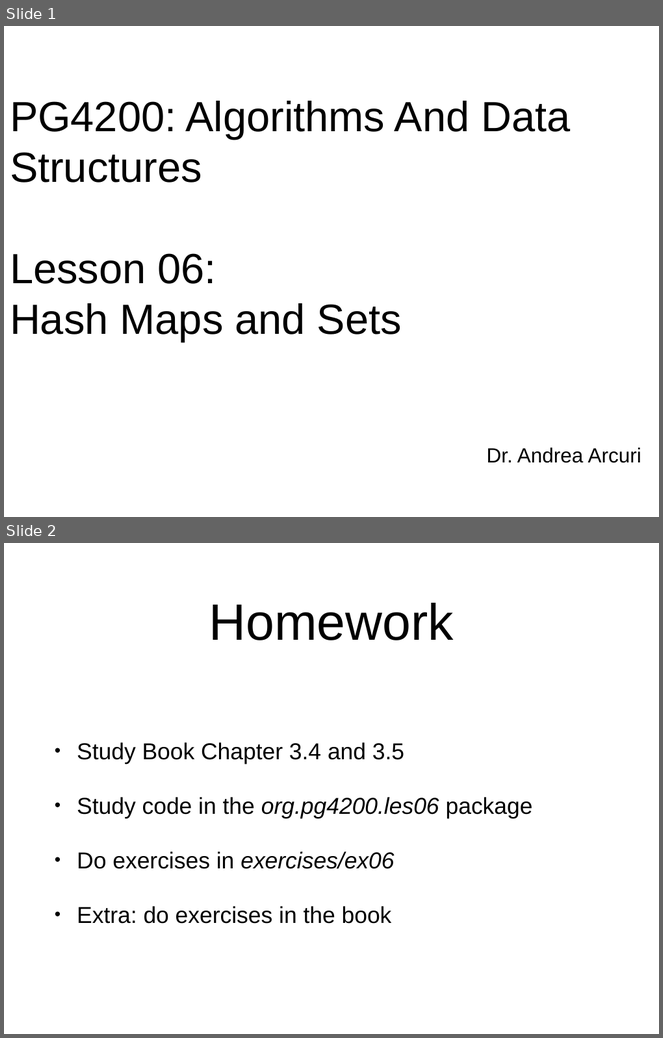
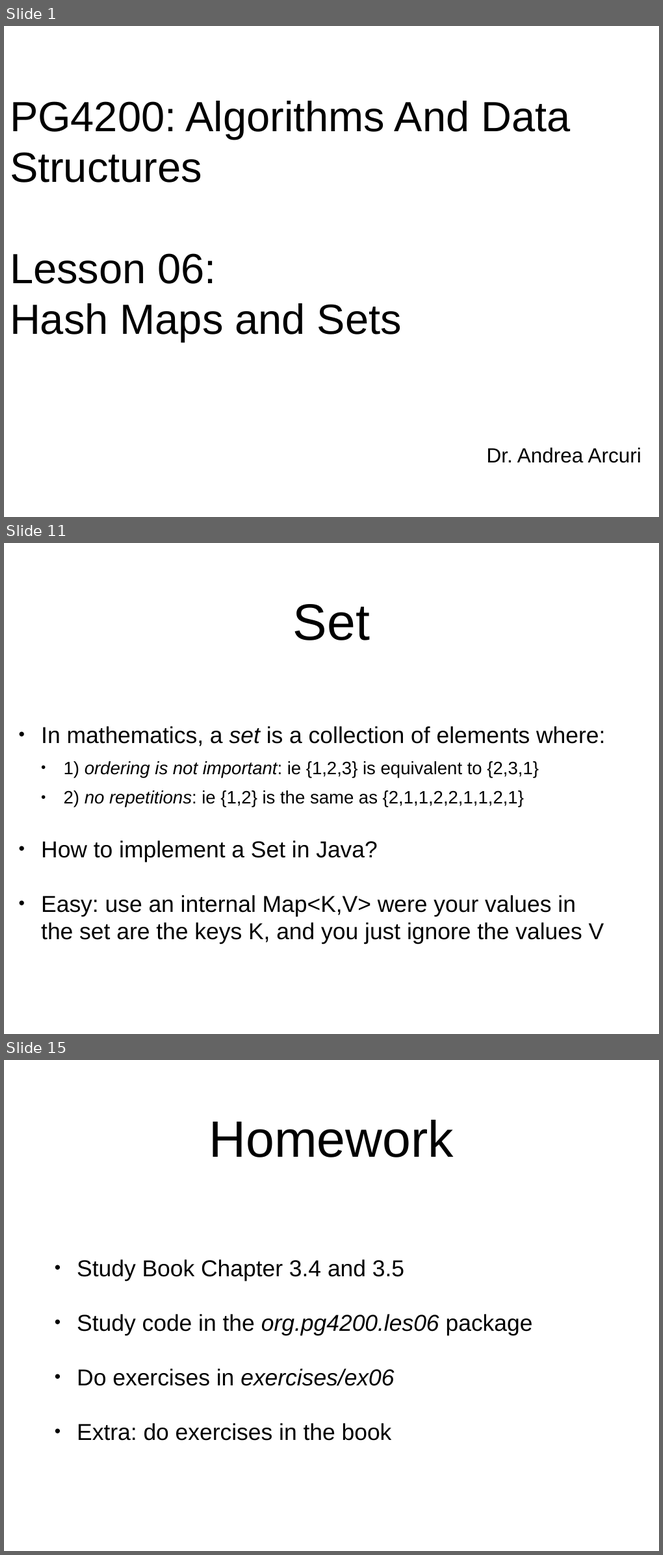
Before and after one commit to arcuri82/algorithms, a slide deck: docs/slides/06/06_hash_maps.pptx. Shown one above the other, each under a label of ours: slides 1 and 2 before the commit, slides 1, 11 and 15 after it; the slides between them are not shown. The pictures are 663x1038 and 663x1555 pixels, drawn with LibreOffice and Linux fonts; fonts in the diff are those of the drawing. Boxes give left, top, right and bottom in pixels: in the first picture for what was removed or moved away, otherwise in the second. Text is boxed around its words. In the diff, an @@ line names an element or a change of style, - is before the commit and + after.

```diff
--- a/docs/slides/06/06_hash_maps.pptx
+++ b/docs/slides/06/06_hash_maps.pptx
@@ slide 11 added at <box>4,543,659,1034</box>, background #FFFFFF @@
@@ title added at <box>293,604,370,641</box>, 80 pt, text #000000 @@
+Set
@@ text added at <box>41,726,605,945</box>, 36 pt, text #000000 @@
+• In mathematics, a set is a collection of elements where:
+  • 1) ordering is not important: ie {1,2,3} is equivalent to {2,3,1}
+  • 2) no repetitions: ie {1,2} is the same as {2,1,1,2,2,1,1,2,1}
+• How to implement a Set in Java?
+• Easy: use an internal Map<K,V> were your values in the set are the keys K, and you just ignore the values V
@@ what was slide 2 is now slide 15 @@
```
Also in this commit, not shown: 12 other slides added.
